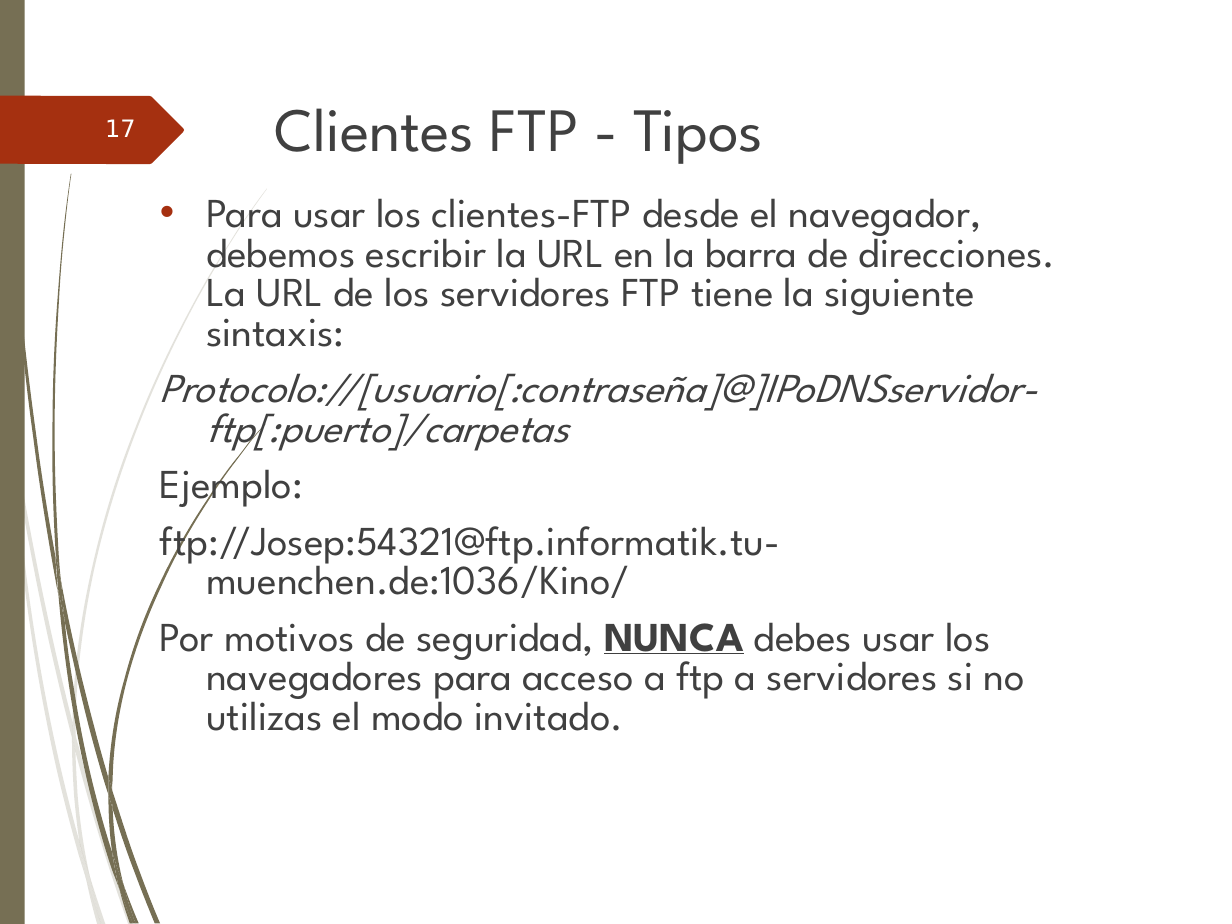
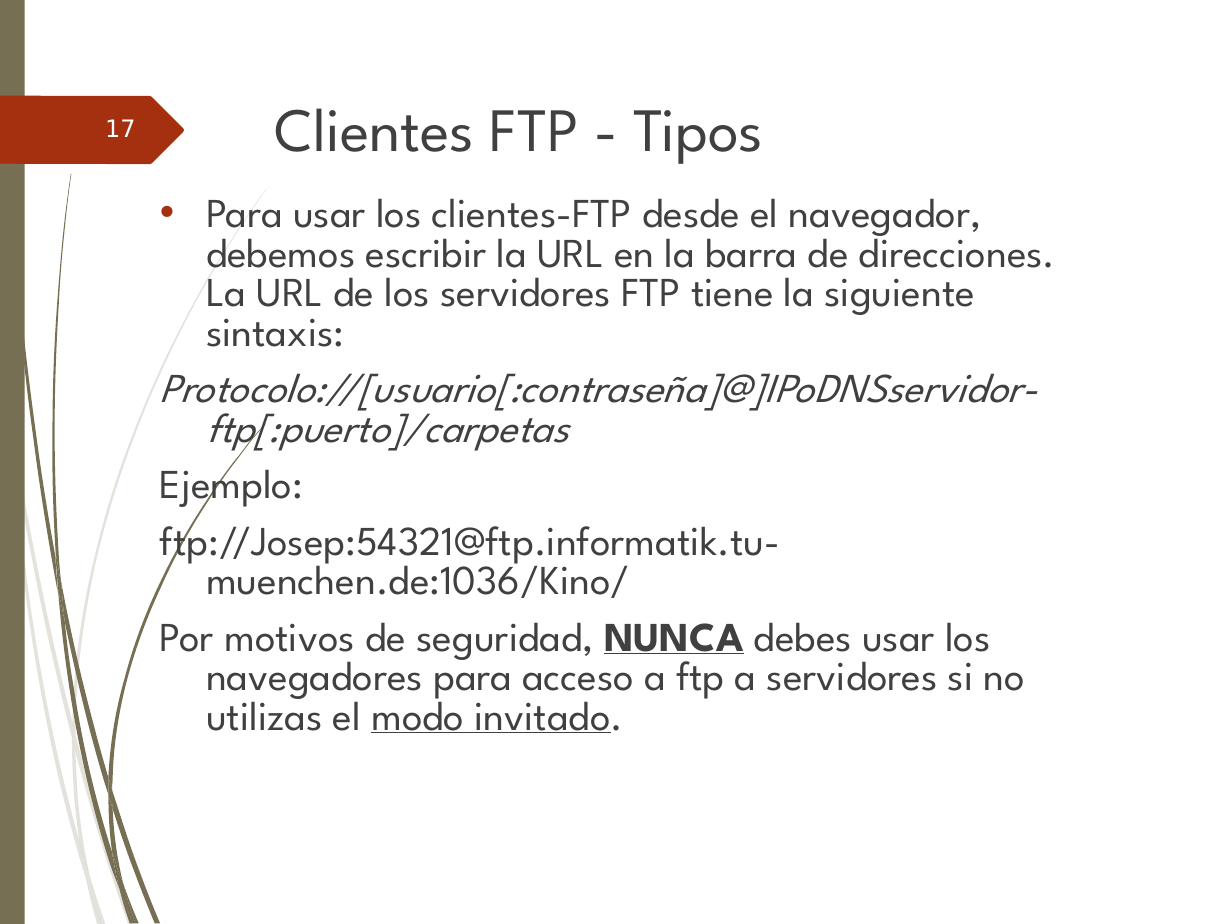
Before and after one commit to ammDAW/daw, a slide deck: slide 17 of 2_DAW/DAW - Beatriz/Unidad3/UT3. Instalacion & admistracion Servidores FTP.ppt. Drawn at 1232x924 pixels with LibreOffice and Linux fonts; fonts in the diff are those of the drawing; background and template pictures are left out. Boxes give left, top, right and bottom in pixels: in the first picture for what was removed or moved away, otherwise in the second. Text is boxed around its words. In the diff, an @@ line names an element or a change of style, - is before the commit and + after.

```diff
--- a/2_DAW/DAW - Beatriz/Unidad3/UT3. Instalacion & admistracion Servidores FTP.ppt
+++ b/2_DAW/DAW - Beatriz/Unidad3/UT3. Instalacion & admistracion Servidores FTP.ppt
@@ text at [160, 622, 1025, 733]: underline on in "modo invitado." @@
```
Also in this commit, not shown: 7 other slides changed, 29 slides added, 10 other files.
